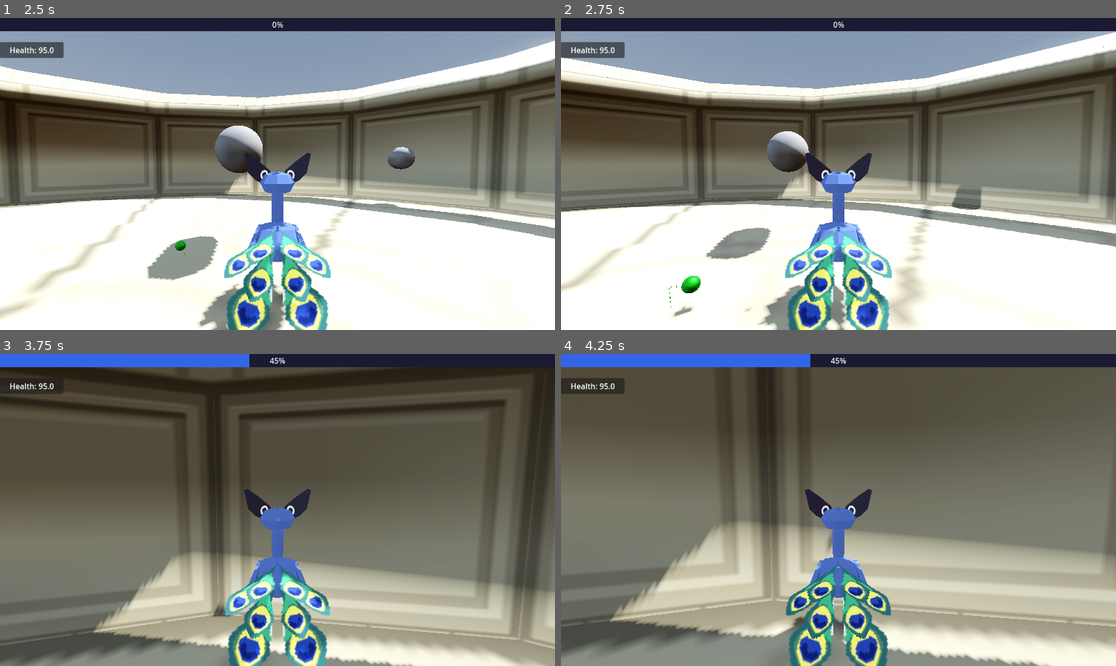
Above: before the commit, frames 1-4 (two rows, left to right).
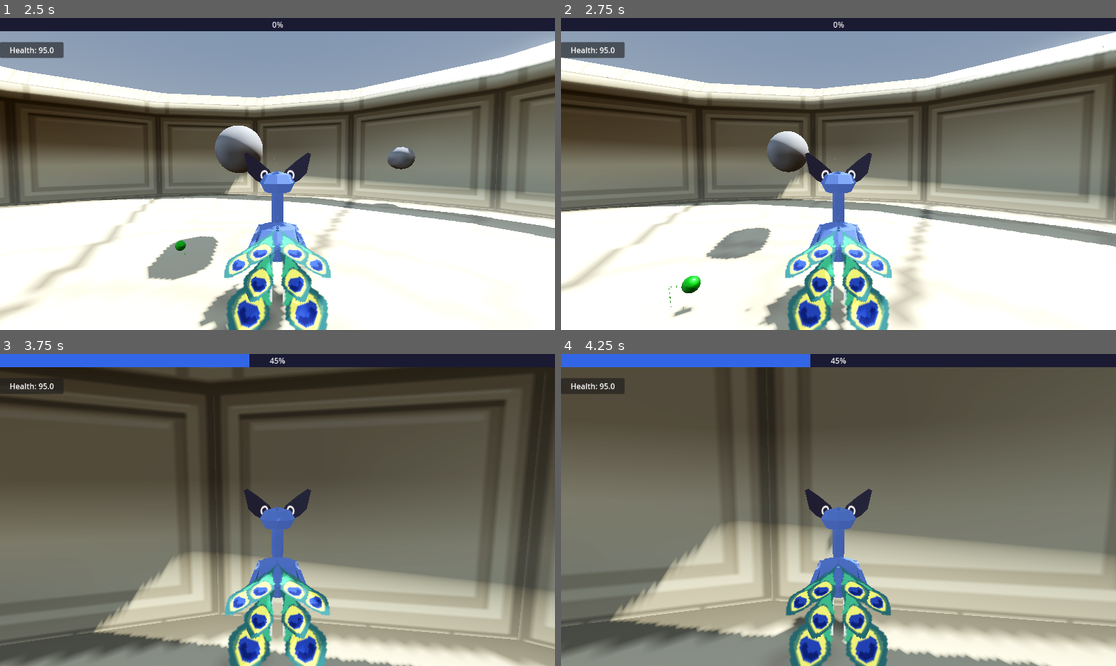
Above: after the commit, the same moments.

Repository: Lightgarden-713/Pavojam
Game: Godot game, scene res://scenes/level.tscn
Two runs of this game, one before a commit and one after it. Both use one fixed random seed, a clock stepped at 60 frames per second and the inputs below.
Inputs (mouse positions are in pixels of both pictures, inside the frame that each line leads up to):
- Up to frame 1 (2.5 s): tap Enter (ui_accept) at 0.5, 0.77, 1.52 s; move the mouse to (399, 158) at 0.52 s; hold Right (ui_right) 0.53-1.28 s; click (399, 158) at 0.67 s; move the mouse to (249, 174) at 1.27 s; hold Up (ui_up) from 1.28 s (still down); move the mouse to (288, 167) at 2.02 s
- Up to frame 2 (2.75 s): keep holding Up (ui_up)
- Up to frame 3 (3.75 s): keep holding Up (ui_up); move the mouse to (271, 516) at 2.77 s; click (271, 516) at 2.92 s; tap Enter (ui_accept) at 3.02 s; move the mouse to (316, 513) at 3.52 s
- Up to frame 4 (4.25 s): keep holding Up (ui_up); tap Enter (ui_accept) at 3.77 s

Frame 1 is identical in both runs. In frame 2, 0.4% of the frame differs, in the area x 70-76%, y 53-62%; in frame 3, less than 0.1%; in frame 4, nothing differs.

Commit message:
reverse order of hitbox - hurtbox interaction
- made hitbox monitoring
- made hurtbox monitorable
- updated signals and corresponding callbacks

Diff:
--- a/scene_components/hitbox_component.tscn
+++ b/scene_components/hitbox_component.tscn
@@ -3,7 +3,10 @@
 [ext_resource type="Script" uid="uid://c0wcipcd8wd0f" path="res://scripts/hitbox_component.gd" id="1_uks3l"]
 
 [node name="HitboxComponent" type="Area3D"]
-monitoring = false
+monitorable = false
 script = ExtResource("1_uks3l")
 
 [node name="CollisionShape3D" type="CollisionShape3D" parent="."]
+
+[connection signal="area_entered" from="." to="." method="_on_area_entered"]
+[connection signal="body_entered" from="." to="." method="_on_body_entered"]
--- a/scene_components/hurtbox_component.tscn
+++ b/scene_components/hurtbox_component.tscn
@@ -3,9 +3,7 @@
 [ext_resource type="Script" uid="uid://dqbf5kjjc7fxx" path="res://scripts/hurtbox_component.gd" id="1_mlgxs"]
 
 [node name="HurtboxComponent" type="Area3D"]
-monitorable = false
+monitoring = false
 script = ExtResource("1_mlgxs")
 
 [node name="CollisionShape3D" type="CollisionShape3D" parent="."]
-
-[connection signal="area_entered" from="." to="." method="_on_area_entered"]
--- a/scripts/hitbox_component.gd
+++ b/scripts/hitbox_component.gd
@@ -6,5 +6,12 @@
 @export_category("stats")
 @export var damage_amount: float
 
-func register_hit(hurtbox: HurtboxComponent) -> void:
+func _on_area_entered(hurtbox: HurtboxComponent) -> void:
+	if hurtbox == null: return
+
+	hurtbox.get_hit(self)
 	on_hit.emit(hurtbox)
+
+func _on_body_entered(_body: Node3D) -> void:
+	# Currently the only collidable body should be the level itself
+	on_hit.emit(null)
--- a/scripts/hurtbox_component.gd
+++ b/scripts/hurtbox_component.gd
@@ -13,9 +13,5 @@
 	if owner_health_component == null:
 		push_error("Health component not set for hitbox")
 
-
-func _on_area_entered(hitbox: HitboxComponent) -> void:
-	if hitbox == null: return
-
+func get_hit(hitbox: HitboxComponent) -> void:
 	owner_health_component.take_damage(hitbox.damage_amount)
-	hitbox.register_hit(self)
